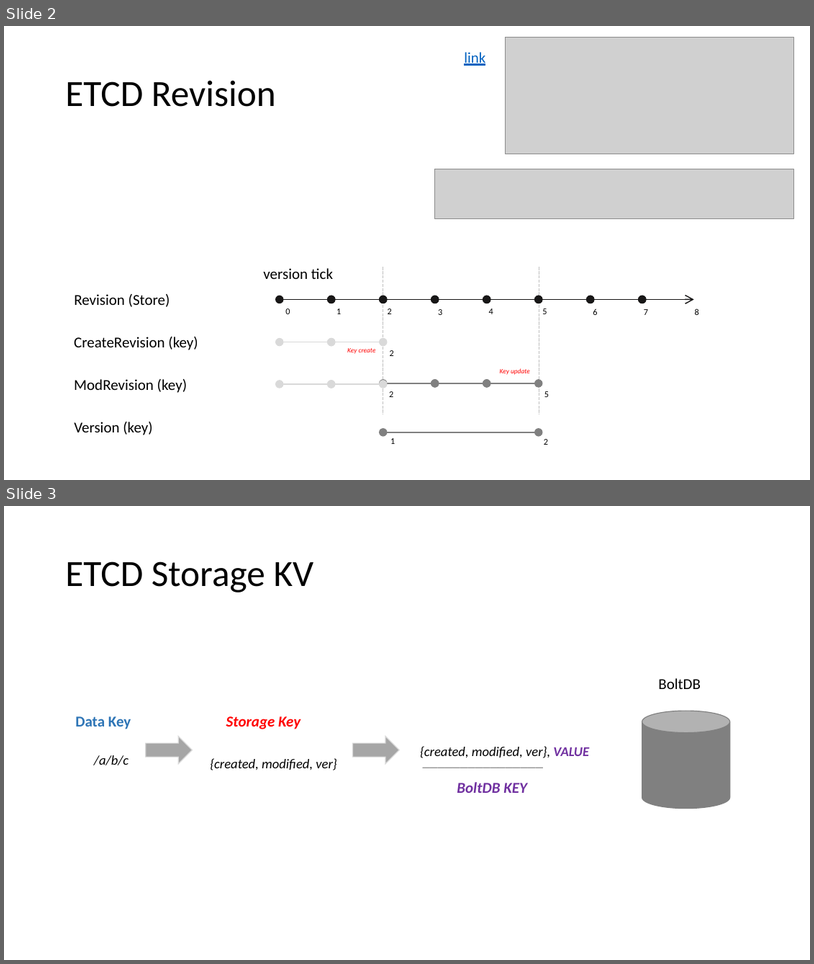
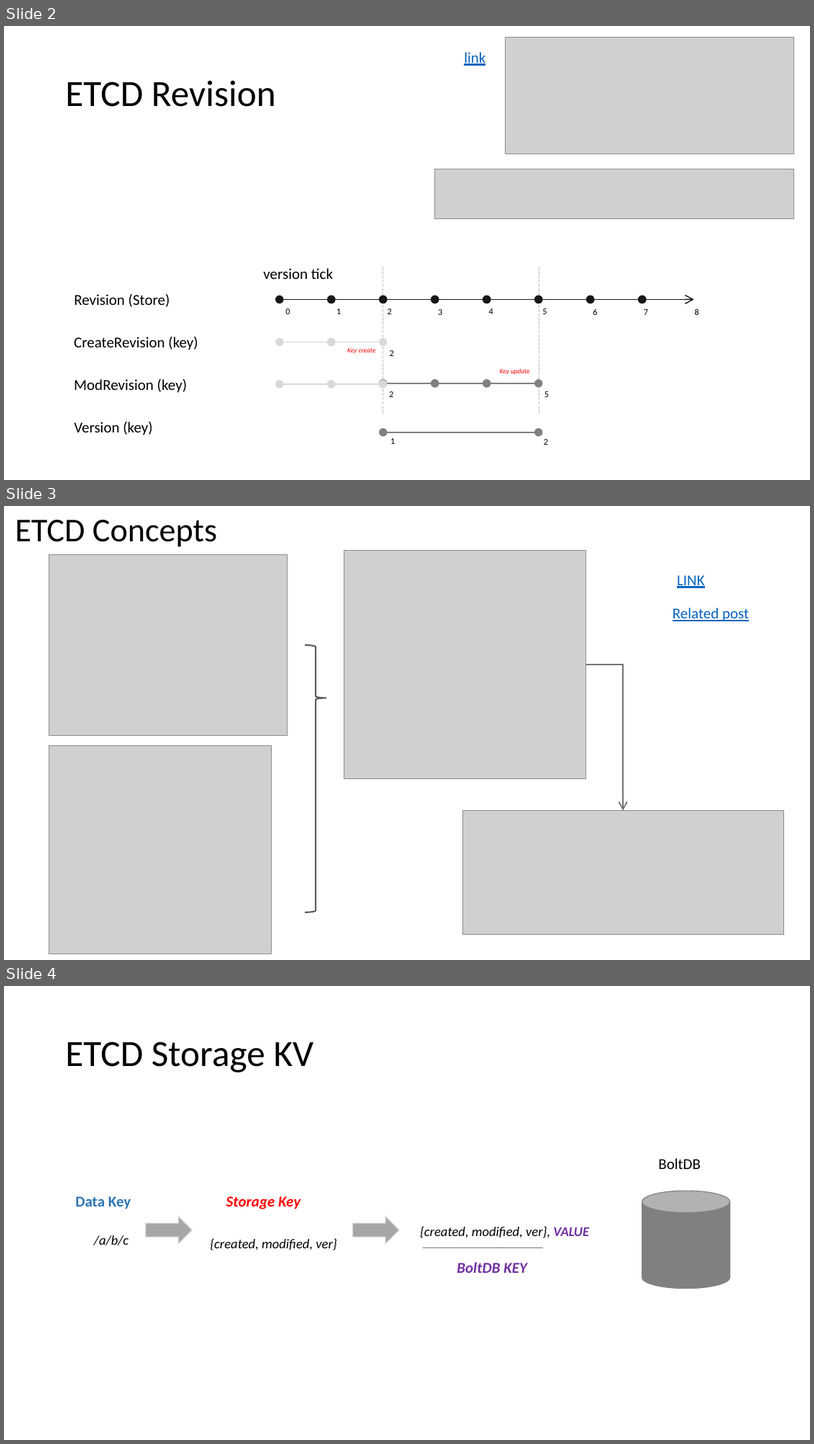
Before and after one commit to h-w-chen/regionless-storage-service, a slide deck: docs/research/etcd_mvcc_versioning.pptx. Shown one above the other, each under a label of ours: slides 2 and 3 before the commit, slides 2, 3 and 4 after it. The pictures are 814x964 and 814x1444 pixels, drawn with LibreOffice and Linux fonts; fonts in the diff are those of the drawing; grey boxes stand for pictures. Boxes give left, top, right and bottom in pixels: in the first picture for what was removed or moved away, otherwise in the second. Text is boxed around its words. In the diff, an @@ line names an element or a change of style, - is before the commit and + after.

Commit message:
add slides

```diff
--- a/docs/research/etcd_mvcc_versioning.pptx
+++ b/docs/research/etcd_mvcc_versioning.pptx
@@ slide 3 added at (x1=4, y1=506, x2=810, y2=960), background #FFFFFF @@
@@ title added at (x1=15, y1=520, x2=217, y2=547), 39.6 pt, text #000000 @@
+ETCD Concepts
@@ picture added at (x1=49, y1=555, x2=287, y2=735) @@
@@ picture added at (x1=344, y1=550, x2=586, y2=779) @@
@@ text added at (x1=677, y1=575, x2=705, y2=588), 18 pt, text #0563C1, underline @@
+LINK
@@ text added at (x1=673, y1=608, x2=749, y2=621), 18 pt, text #0563C1, underline @@
+Related post
@@ right brace added at (x1=305, y1=645, x2=327, y2=913), outline #595959 1.75 pt @@
@@ elbow arrow added from (586, 664) to (623, 811), #767171 1.5 pt @@
@@ picture added at (x1=49, y1=746, x2=271, y2=954) @@
@@ picture added at (x1=463, y1=811, x2=784, y2=934) @@
@@ what was slide 3 is now slide 4 @@
```
